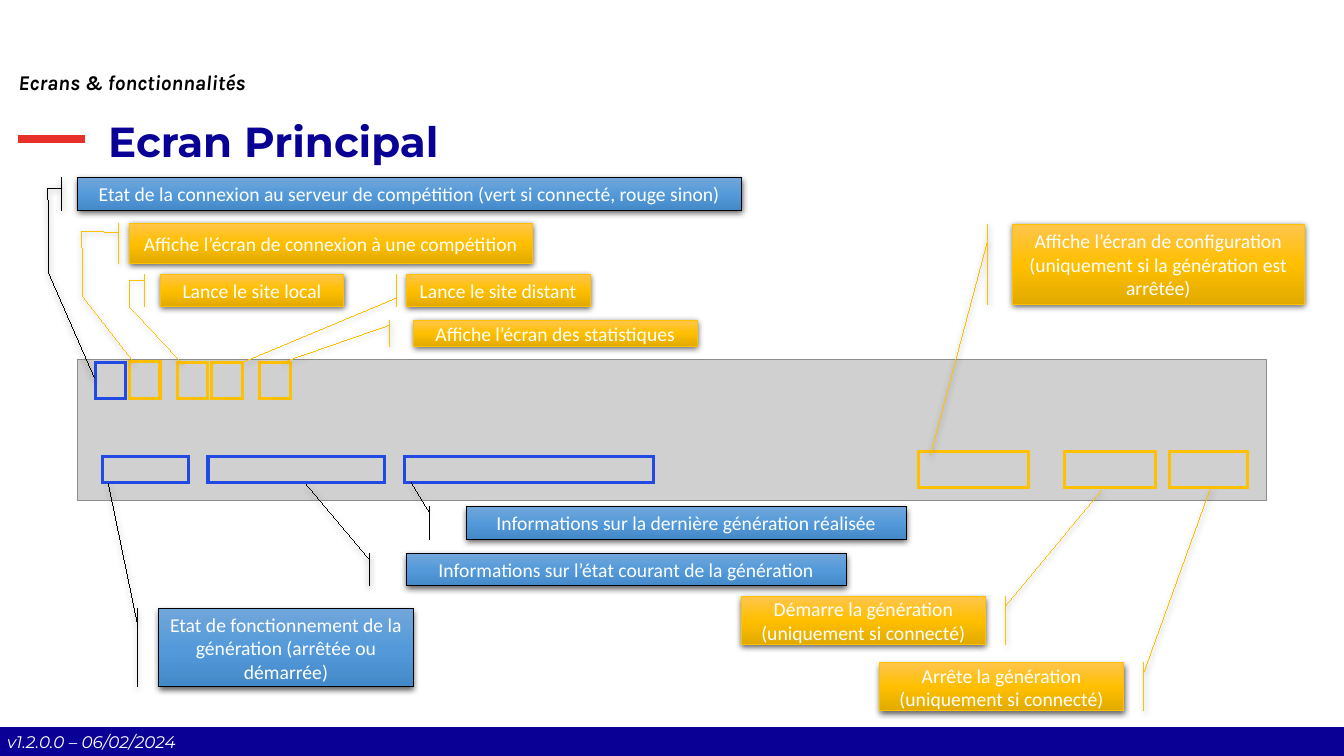
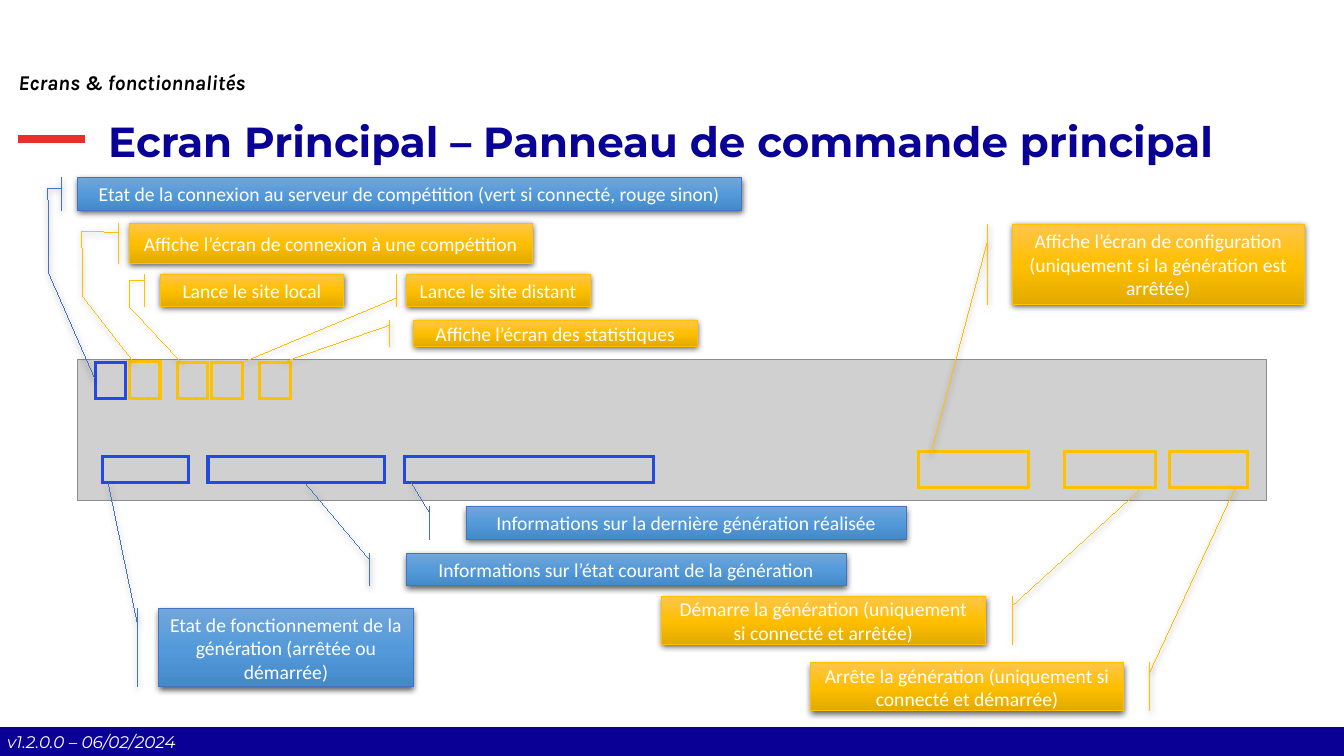
Before and after one commit to Comite-Rhone-Judo/PublicationSuiviCompetition, a slide deck: slide 10 of AppPublication/Documentation/PublicationSuiviCompetition - Manuel d'utilisation.pptx. Drawn at 1344x756 pixels with LibreOffice and Linux fonts; fonts in the diff are those of the drawing; grey boxes stand for pictures; background and template pictures are left out. Boxes give left, top, right and bottom in pixels: in the first picture for what was removed or moved away, otherwise in the second. Text is boxed around its words. In the diff, an @@ line names an element or a change of style, - is before the commit and + after.

```diff
--- a/AppPublication/Documentation/PublicationSuiviCompetition - Manuel d'utilisation.pptx
+++ b/AppPublication/Documentation/PublicationSuiviCompetition - Manuel d'utilisation.pptx
@@ title at [108, 124, 1213, 165]: text changed @@
-Ecran Principal
+Ecran Principal – Panneau de commande principal
@@ accent border callout "Démarre la génération (uniquement si ...": place and size @@
-accent border callout "Démarre la génération (uniquement si ..." at [741, 597, 985, 645]
+accent border callout "Démarre la génération (uniquement si ..." at [661, 597, 985, 645]
@@ outline #000000 0.75 pt to #4472C4 0.75 pt in 4 elements at [78, 178, 741, 211], [467, 507, 906, 539], [406, 554, 846, 586], [158, 609, 413, 688] @@
@@ text in accent border callout at [680, 602, 967, 643]: text changed @@
-Démarre la génération (uniquement si connecté)
+Démarre la génération (uniquement si connecté et arrêtée)
@@ accent border callout "Arrête la génération (uniquement si ...": place and size @@
-accent border callout "Arrête la génération (uniquement si ..." at [880, 663, 1124, 712]
+accent border callout "Arrête la génération (uniquement si ..." at [811, 663, 1124, 712]
@@ text in accent border callout at [825, 669, 1109, 712]: text changed @@
-Arrête la génération (uniquement si connecté)
+Arrête la génération (uniquement si connecté et démarrée)
```
Also in this commit, not shown: 5 other slides changed, 12 slides added, 1 slide removed, 8 other files.
